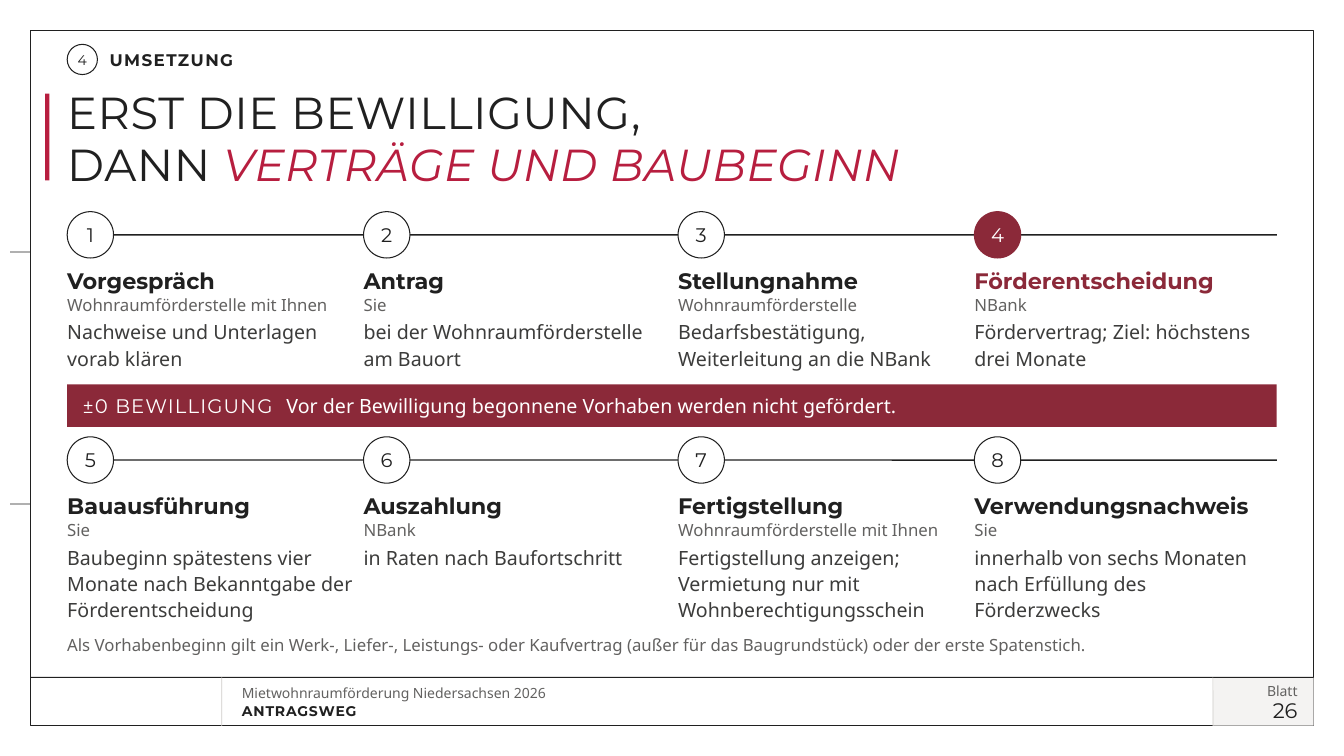
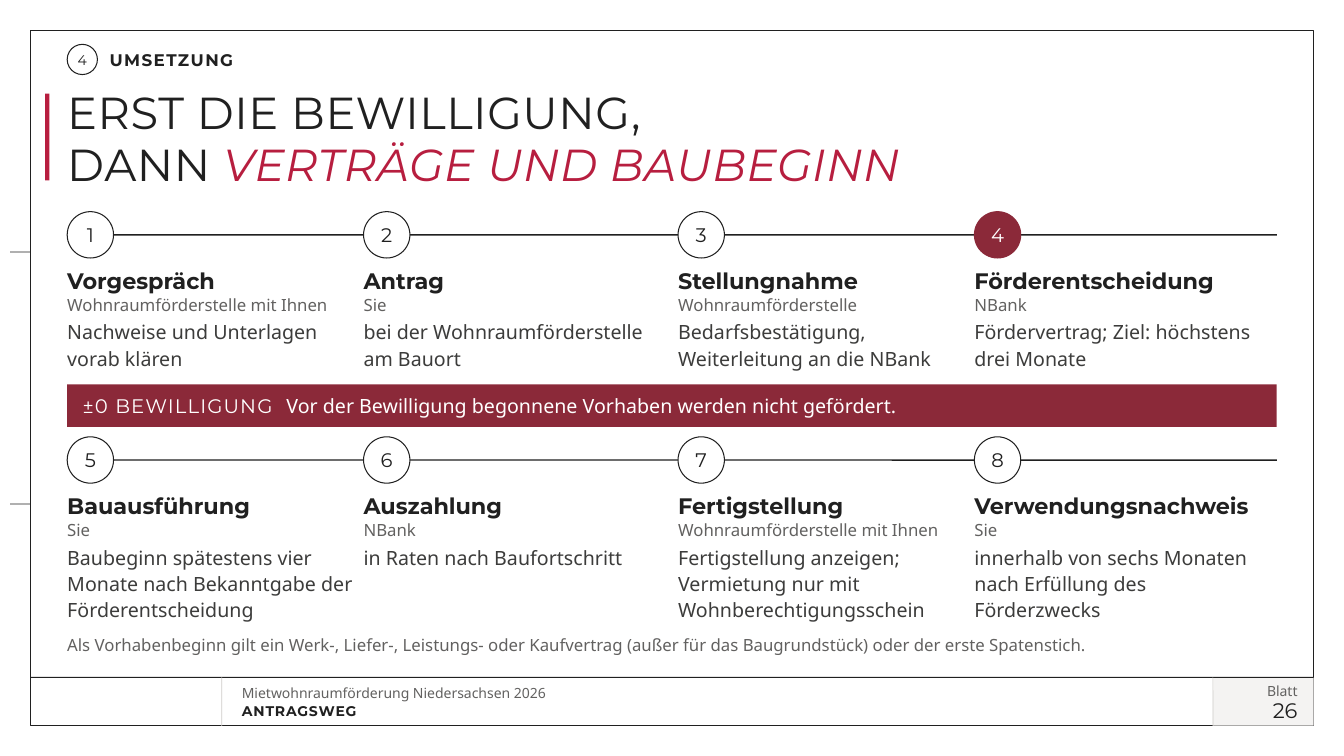
Before and after one commit to vgedaschko/NBank, a slide deck: slide 26 of praesentation/dist/PGN-Mietwohnraumfoerderung-Niedersachsen-2026-Vortrag.pptx. Drawn at 1344x756 pixels with LibreOffice and Linux fonts; fonts in the diff are those of the drawing; background and template pictures are left out. Boxes give left, top, right and bottom in pixels: in the first picture for what was removed or moved away, otherwise in the second. Text is boxed around its words. In the diff, an @@ line names an element or a change of style, - is before the commit and + after.

```diff
--- a/praesentation/dist/PGN-Mietwohnraumfoerderung-Niedersachsen-2026-Vortrag.pptx
+++ b/praesentation/dist/PGN-Mietwohnraumfoerderung-Niedersachsen-2026-Vortrag.pptx
@@ text "Förderentscheidung" at (974,271,1213,294): text colour #8B2939 to #202020 @@
```
Also in this commit, not shown: 21 other slides changed, 41 other files.
